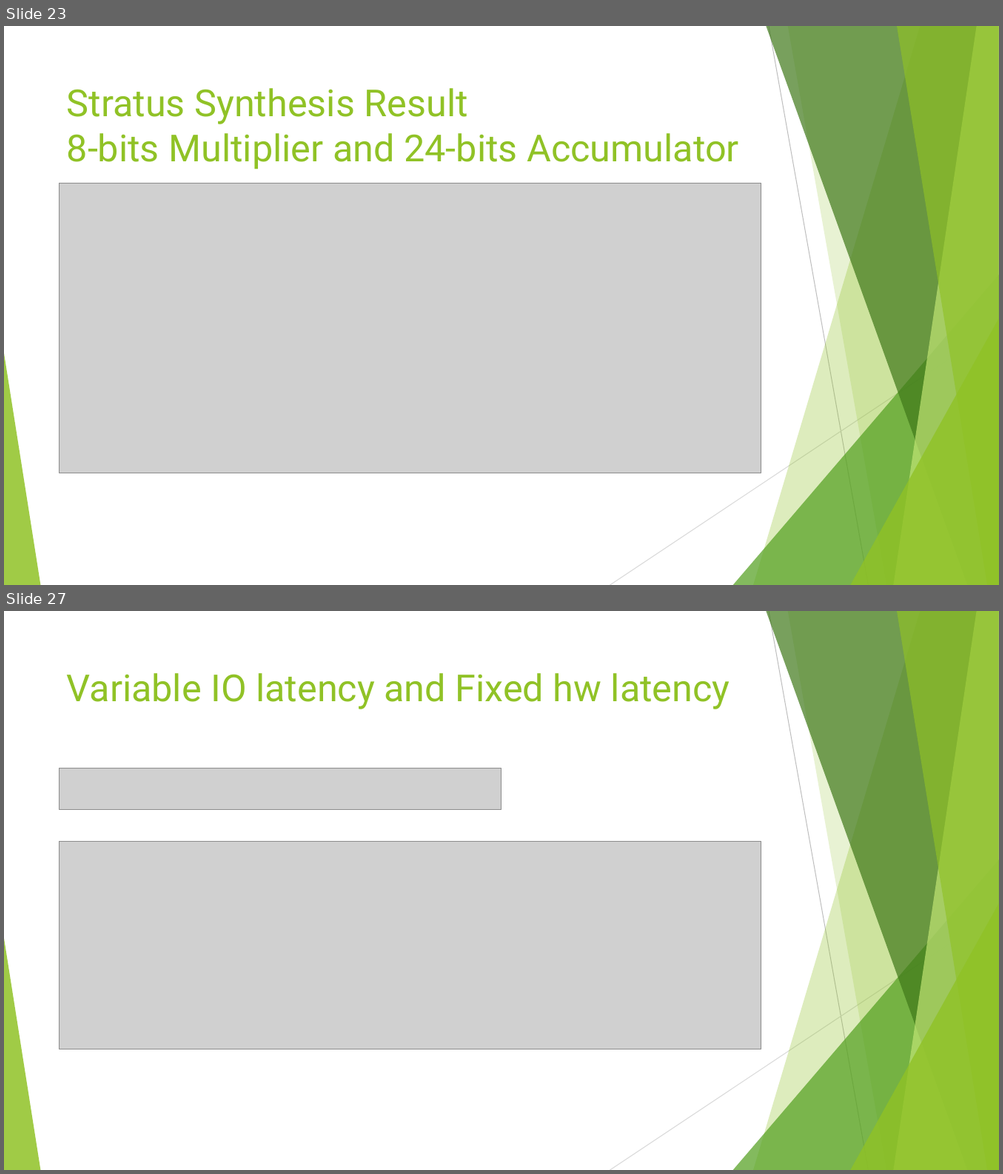
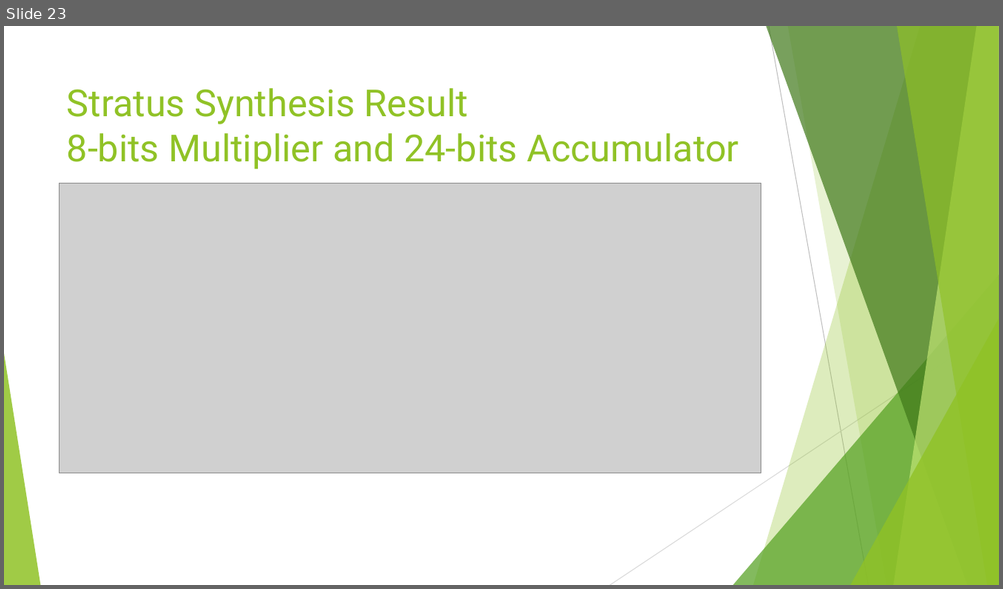
Before and after one commit to andy39866821/EE6470-Implement-of-Many-Core-System-Final_Project, a slide deck: 多核心系統_final.pptx. Shown one above the other, each under a label of ours: slides 23 and 27 before the commit, slide 23 after it; the slides between them are not shown. The pictures are 1003x1174 and 1003x589 pixels, drawn with LibreOffice and Linux fonts; fonts in the diff are those of the drawing; grey boxes stand for pictures. Boxes give left, top, right and bottom in pixels: in the first picture for what was removed or moved away, otherwise in the second. Text is boxed around its words. In the diff, an @@ line names an element or a change of style, - is before the commit and + after.

```diff
--- a/多核心系統_final.pptx
+++ b/多核心系統_final.pptx
@@ slide 27 removed at [4,611,999,1170], background #FFFFFF; not listed: 10 template elements that a slide beside it also shows @@
@@ title removed at [67,673,730,709] @@
-Variable IO latency and Fixed hw latency
@@ picture removed at [60,769,502,809] @@
@@ picture removed at [60,842,760,1050] @@
```
Also in this commit, not shown: 5 slides changed, 5 slides added, 4 other slides removed, 24 other files.
